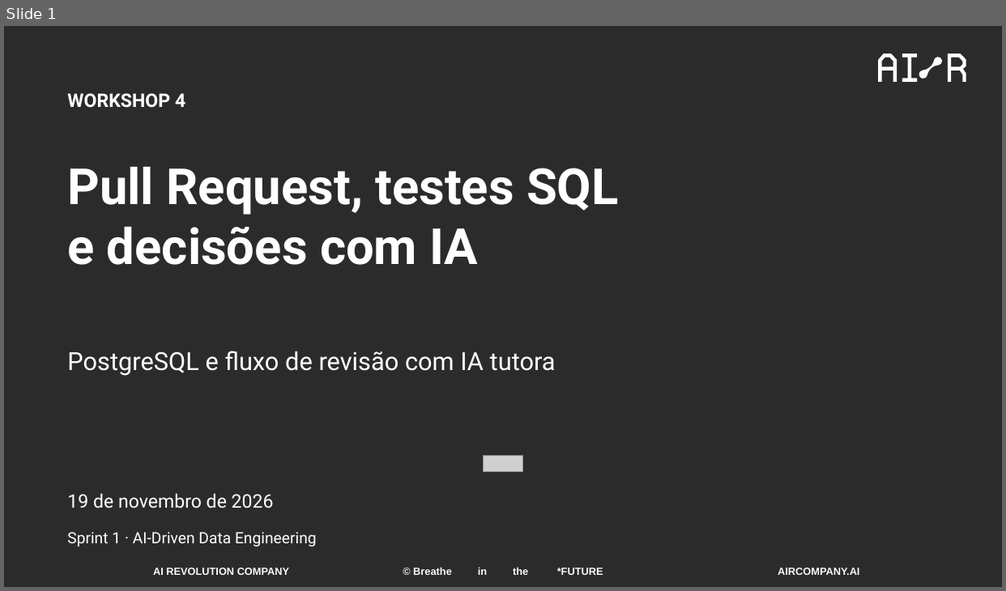
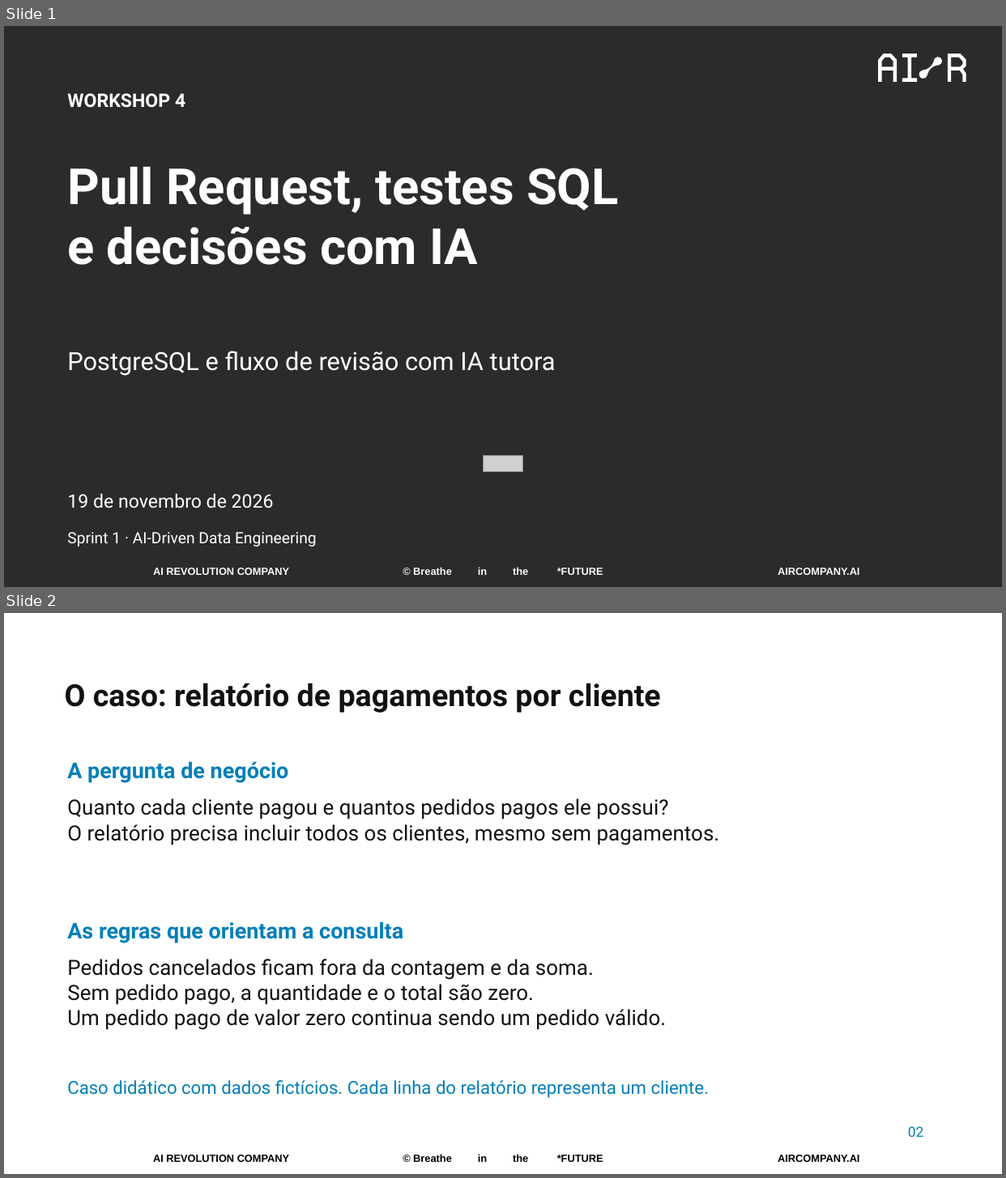
Before and after one commit to pedropalmieri/workshop4-pr-sql-ia, a slide deck: materiais/Workshop4-19nov2026.pptx. Shown one above the other, each under a label of ours: slide 1 before the commit, slides 1 and 2 after it. The pictures are 1006x591 and 1006x1178 pixels, drawn with LibreOffice and Linux fonts; fonts in the diff are those of the drawing; grey boxes stand for pictures; background and template pictures are left out; a plain dark background stands for a picture behind light text. Boxes give left, top, right and bottom in pixels: in the first picture for what was removed or moved away, otherwise in the second. Text is boxed around its words. In the diff, an @@ line names an element or a change of style, - is before the commit and + after.

Commit message:
Amplia teoria do caso, SQL, performance e contexto para IA

```diff
--- a/materiais/Workshop4-19nov2026.pptx
+++ b/materiais/Workshop4-19nov2026.pptx
@@ slide 2 added at (4, 613, 1002, 1174), background #FFFFFF; not listed: 3 template elements that a slide beside it also shows @@
@@ text added at (65, 683, 661, 713), 29.2 pt, text #111111, bold @@
+O caso: relatório de pagamentos por cliente
@@ text added at (67, 761, 289, 783), 21 pt, text #007FB8, bold @@
+A pergunta de negócio
@@ text added at (67, 798, 720, 845), 20.2 pt, text #111111 @@
+Quanto cada cliente pagou e quantos pedidos pagos ele possui?
+O relatório precisa incluir todos os clientes, mesmo sem pagamentos.
@@ text added at (67, 922, 403, 943), 21 pt, text #007FB8, bold @@
+As regras que orientam a consulta
@@ text added at (67, 959, 667, 1030), 20.2 pt, text #111111 @@
+Pedidos cancelados ficam fora da contagem e da soma.
+Sem pedido pago, a quantidade e o total são zero.
+Um pedido pago de valor zero continua sendo um pedido válido.
@@ text added at (67, 1080, 709, 1098), 17.2 pt, text #007FB8 @@
+Caso didático com dados fictícios. Cada linha do relatório representa um cliente.
@@ text added at (908, 1127, 923, 1137), 13.5 pt, text #007FB8 @@
+02
```
Also in this commit, not shown: 3 slides changed, 19 other slides added, 11 slides removed.
